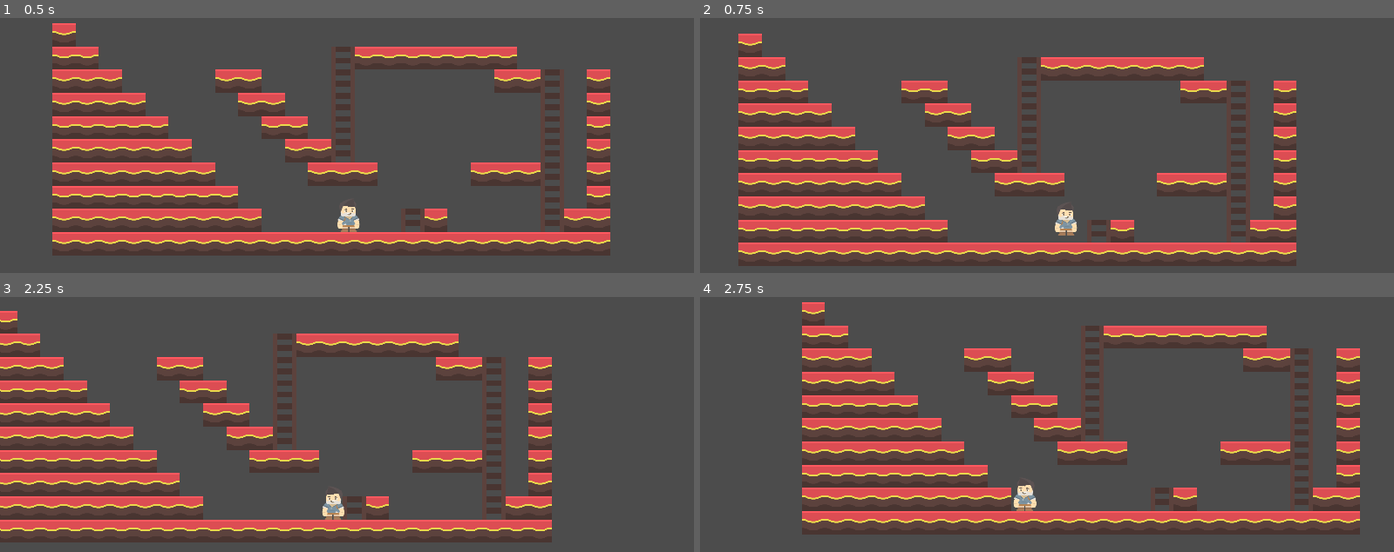
Above: before the commit, frames 1-4 (two rows, left to right).
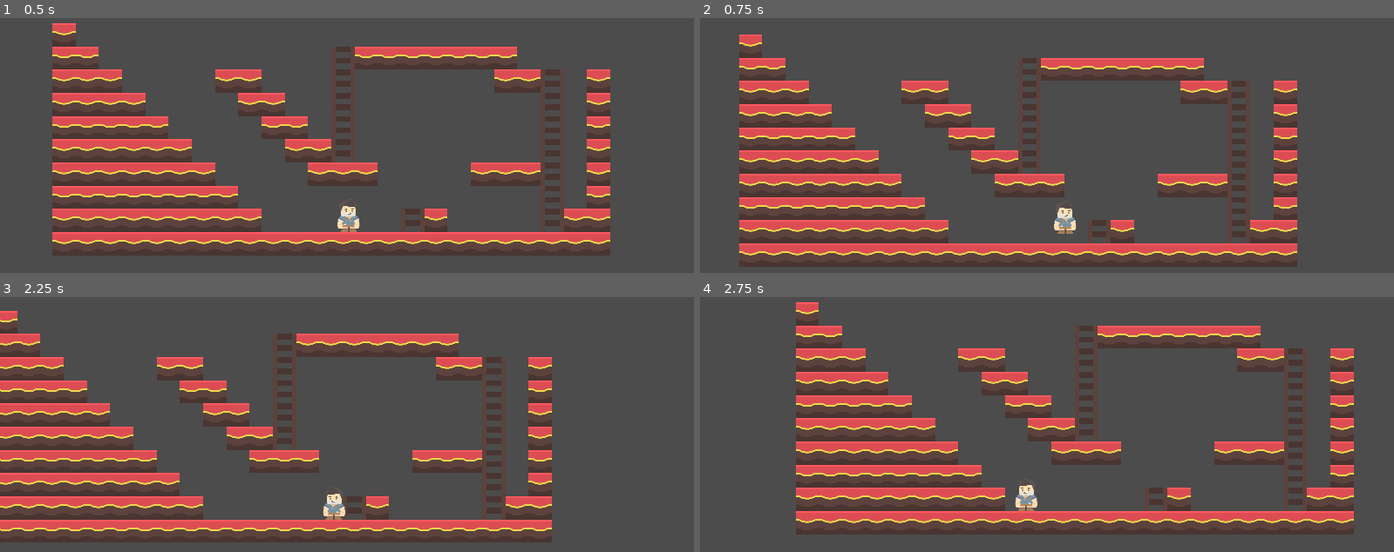
Above: after the commit, the same moments.

Repository: slavikse/life_is_not_the_end
Game: Godot game, scene res://scenes/main.tscn
Same seed, same stepped clock (60 frames per second), same inputs: the game is played once before the commit and once after it.
Inputs:
- Up to frame 1 (0.5 s): no input
- Up to frame 2 (0.75 s): hold D (ui_right) from 0.53 s (still down); hold Space (ui_select) from 0.53 s (still down)
- Up to frame 3 (2.25 s): release Space (ui_select) at 1.28 s; tap Space (ui_select) at 1.35, 1.52, 1.82 s; release D (ui_right) at 2.03 s; hold A (ui_left) from 2.03 s (still down); hold Space (ui_select) from 2.03 s (still down)
- Up to frame 4 (2.75 s): keep holding A (ui_left); keep holding Space (ui_select)

Frame 1 is identical in both runs. In frame 2, 4.9% of the frame differs, in the area x 5-87%, y 6-98%; in frame 3, less than 0.1%; in frame 4, 6.3%, in the area x 13-96%, y 2-94%.

Commit message:
Revert "Деструктуризация управления."
This reverts commit 241ce73d37aa4676ee7faecfdafa50adcc5cdc4d.

Diff:
--- a/scenes/components/Player.tscn
+++ b/scenes/components/Player.tscn
@@ -1,6 +1,6 @@
 [gd_scene load_steps=4 format=2]
 
-[ext_resource path="res://scripts/components/player/player.gd" type="Script" id=1]
+[ext_resource path="res://scripts/player.gd" type="Script" id=1]
 [ext_resource path="res://textures/player/adventurer_idle.png" type="Texture" id=2]
 
 [sub_resource type="RectangleShape2D" id=1]
--- a/scenes/gui.tscn
+++ b/scenes/gui.tscn
@@ -1,8 +1,6 @@
 [gd_scene load_steps=2 format=2]
 
-[ext_resource path="res://scripts/components/gui/gui.gd" type="Script" id=1]
-
-
+[ext_resource path="res://scripts/gui.gd" type="Script" id=1]
 
 [node name="GUI" type="Node2D"]
 script = ExtResource( 1 )
--- a/scripts/components/player/jump.gd
+++ /dev/null
@@ -1,41 +0,0 @@
-const JUMP_POWER := 110
-const GRAVITY := 80 * 0.8
-const ROOF := 800
-
-var is_jump_pressed := false
-
-
-func jumping(y: float) -> float:
-    y = 0
-
-    if Input.is_action_just_pressed('ui_select'):
-        is_jump_pressed = true
-        y = -JUMP_POWER
-
-    return y
-
-
-func ceiling(y: float) -> float:
-    Input.action_release('ui_select')
-
-    is_jump_pressed = false
-    y = GRAVITY
-
-    return y
-
-
-func continuous_jumping(y: float) -> float:
-    if is_jump_pressed and Input.is_action_pressed('ui_select') and y > -ROOF:
-        y -= JUMP_POWER
-
-        if y < -ROOF:
-            y = -ROOF
-
-    else:
-        is_jump_pressed = false
-        y += GRAVITY
-
-    if Input.is_action_just_released('ui_select'):
-        is_jump_pressed = false
-
-    return y
--- a/scripts/components/player/move.gd
+++ /dev/null
@@ -1,89 +0,0 @@
-const SPEED := 80
-const INITIAL_SPEED := SPEED / 2
-const MAX_SPEED := SPEED * 8
-const SPEED_DECREASE := SPEED * 1.5
-
-var is_left_pressed := false
-var is_right_pressed := false
-
-
-func moving(x: float) -> float:
-    move_controls()
-
-    if is_left_pressed and is_right_pressed:
-        x = fast_deceleration(x)
-
-    else:
-        x = move_left(x)
-        x = move_right(x)
-
-    return x
-
-
-func move_controls() -> void:
-    if Input.is_action_just_pressed('ui_left'):
-        is_left_pressed = true
-
-    if Input.is_action_just_released('ui_left'):
-        is_left_pressed = false
-
-    if Input.is_action_just_pressed('ui_right'):
-        is_right_pressed = true
-
-    if Input.is_action_just_released('ui_right'):
-        is_right_pressed = false
-
-
-func fast_deceleration(x: float) -> float:
-    x -= SPEED_DECREASE
-
-    if x < 0:
-        x = 0
-
-    return x
-
-
-func move_left(x: float) -> float:
-    if is_left_pressed:
-        if x == 0:
-            x = -INITIAL_SPEED
-
-        elif x > 0:
-            x = 0
-
-        else:
-            x -= SPEED
-
-            if x < -MAX_SPEED:
-                x = -MAX_SPEED
-
-    elif x < 0:
-        x += SPEED_DECREASE
-
-        if x > 0:
-            x = 0
-
-    return x
-
-
-func move_right(x: float) -> float:
-    if is_right_pressed:
-        if x == 0:
-            x = INITIAL_SPEED
-
-        elif x < 0:
-            x = 0
-
-        else:
-            x += SPEED
-
-            if x > MAX_SPEED:
-                x = MAX_SPEED
-
-    elif x > 0:
-        x -= SPEED_DECREASE
-
-        if x < 0:
-            x = 0
-
-    return x
--- a/scripts/components/player/player.gd
+++ /dev/null
@@ -1,43 +0,0 @@
-extends KinematicBody2D
-
-const FLOOR := Vector2.UP
-var velocity := Vector2.ZERO;
-
-var move := preload('./move.gd').new()
-var jump := preload('./jump.gd').new()
-
-onready var sprite := $Sprite as Sprite
-
-# TODO Уменьшение / увеличение персонажа для прохождения уровней в разных местах (интерполяция)
-
-#warning-ignore:unused_argument
-func _physics_process(delta: float) -> void:
-    moving()
-    jumping()
-
-    sprite_flip()
-
-    #warning-ignore:return_value_discarded
-    move_and_slide(velocity, FLOOR)
-
-
-func moving() -> void:
-    velocity.x = move.moving(velocity.x)
-
-    if is_on_wall():
-        velocity.x = 0
-
-
-func jumping() -> void:
-    if is_on_floor():
-        velocity.y = jump.jumping(velocity.y)
-
-    if is_on_ceiling():
-        velocity.y = jump.ceiling(velocity.y)
-
-    velocity.y = jump.continuous_jumping(velocity.y)
-
-
-func sprite_flip() -> void:
-    if velocity.x != 0:
-        sprite.flip_h = velocity.x < 0
--- /dev/null
+++ b/scripts/player.gd
@@ -0,0 +1,139 @@
+extends KinematicBody2D
+
+const MOVE_SPEED := 80
+const FIRST_MOVE_SPEED := MOVE_SPEED / 2
+const MOVE_SPEED_DECREASE := MOVE_SPEED * 1.5
+const MAX_MOVE_SPEED := 600
+
+const JUMP_POWER := 110
+const GRAVITY := 80
+const GRAVITY_FREE_FALL := GRAVITY * 0.8
+
+const ROOF := 800
+const FLOOR := Vector2.UP
+
+var velocity := Vector2.ZERO;
+var is_move_left_pressed := false
+var is_move_right_pressed := false
+var is_jump_pressed := false
+
+onready var sprite := $Sprite as Sprite
+
+
+#warning-ignore:unused_argument
+func _physics_process(delta: float) -> void:
+    moving()
+    jumping()
+    sprite_flip()
+
+    #warning-ignore:return_value_discarded
+    move_and_slide(velocity, FLOOR)
+
+
+func moving() -> void:
+    move_controls()
+
+    if is_move_left_pressed and is_move_right_pressed:
+        velocity.x -= MOVE_SPEED_DECREASE
+
+        if velocity.x < 0:
+            velocity.x = 0
+
+    else:
+        move_left()
+        move_right()
+
+    if is_on_wall():
+        velocity.x = 0
+
+
+func move_controls():
+    if Input.is_action_just_pressed('ui_left'):
+        is_move_left_pressed = true
+
+    if Input.is_action_just_released('ui_left'):
+        is_move_left_pressed = false
+
+    if Input.is_action_just_pressed('ui_right'):
+        is_move_right_pressed = true
+
+    if Input.is_action_just_released('ui_right'):
+        is_move_right_pressed = false
+
+
+func move_left():
+    if is_move_left_pressed:
+        if velocity.x == 0:
+            velocity.x = -FIRST_MOVE_SPEED
+
+        elif velocity.x > 0:
+            velocity.x = 0
+
+        else:
+            velocity.x -= MOVE_SPEED
+
+            if velocity.x < -MAX_MOVE_SPEED:
+                velocity.x = -MAX_MOVE_SPEED
+
+    elif velocity.x < 0:
+        velocity.x += MOVE_SPEED_DECREASE
+
+        if velocity.x > 0:
+            velocity.x = 0
+
+
+func move_right():
+    if is_move_right_pressed:
+        if velocity.x == 0:
+            velocity.x = FIRST_MOVE_SPEED
+
+        elif velocity.x < 0:
+            velocity.x = 0
+
+        else:
+            velocity.x += MOVE_SPEED
+
+            if velocity.x > MAX_MOVE_SPEED:
+                velocity.x = MAX_MOVE_SPEED
+
+    elif velocity.x > 0:
+        velocity.x -= MOVE_SPEED_DECREASE
+
+        if velocity.x < 0:
+            velocity.x = 0
+
+
+func jumping() -> void:
+    if is_on_floor():
+        velocity.y = 0
+
+        if Input.is_action_just_pressed('ui_select'):
+            is_jump_pressed = true
+            velocity.y = -JUMP_POWER
+
+    continuous_jump()
+
+    if Input.is_action_just_released('ui_select'):
+        is_jump_pressed = false
+
+
+func continuous_jump() -> void:
+    if is_on_ceiling():
+        Input.action_release('ui_select')
+        is_jump_pressed = false
+        velocity.y = GRAVITY_FREE_FALL
+
+    elif is_jump_pressed and Input.is_action_pressed('ui_select') and velocity.y > -ROOF:
+        velocity.y -= JUMP_POWER
+
+        if velocity.y < -ROOF:
+            velocity.y = -ROOF
+
+    else:
+        is_jump_pressed = false
+        velocity.y += GRAVITY_FREE_FALL
+
+
+func sprite_flip() -> void:
+    if velocity.x != 0:
+        sprite.flip_h = velocity.x < 0
Renamed: scripts/components/gui/gui.gd -> scripts/gui.gd
